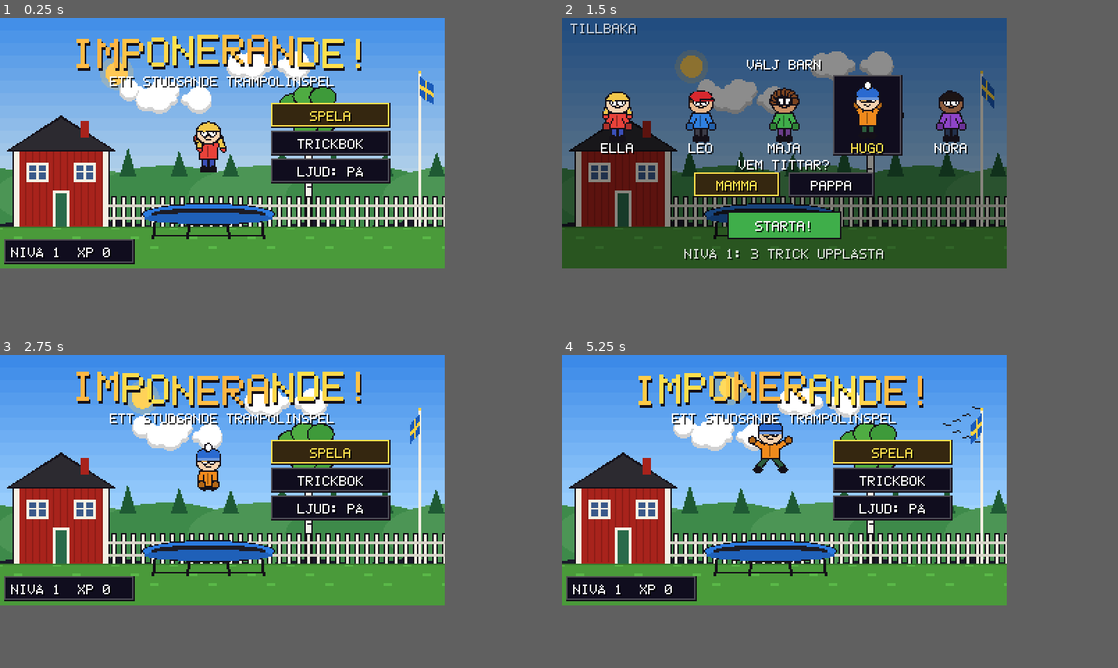
Above: before the commit, frames 1-4 (two rows, left to right).
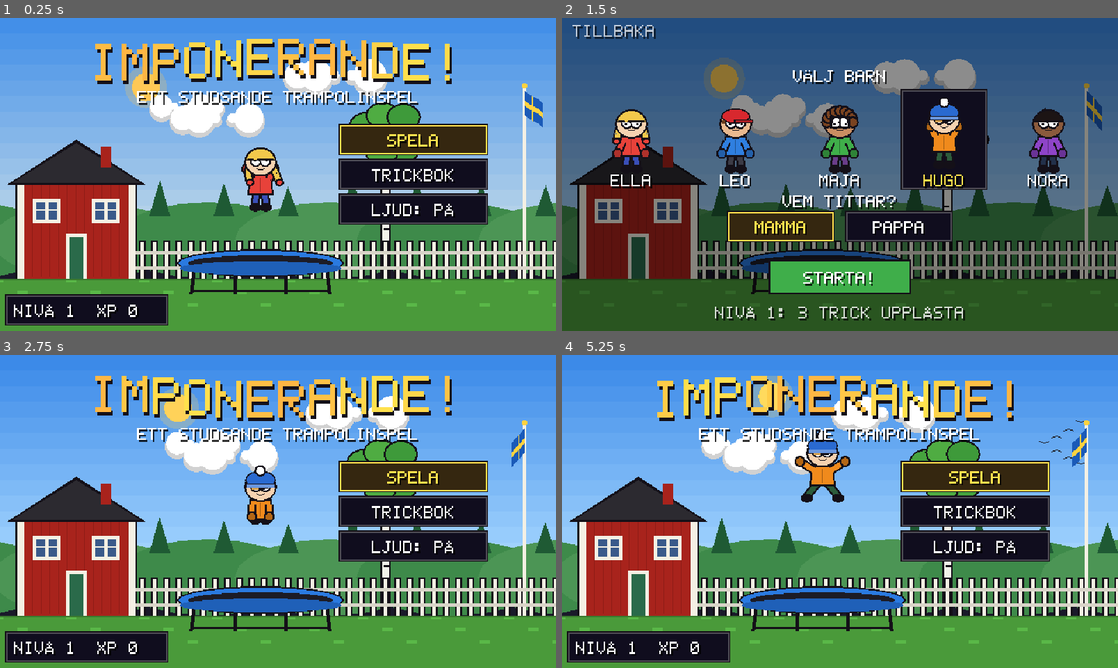
Above: after the commit, the same moments.

Repository: martin79grahn/imponerande
Game: Godot game, scene res://main.tscn
Two runs of this game, one before a commit and one after it. Both use one fixed random seed, a clock stepped at 60 frames per second and the inputs below.
Inputs (mouse positions are in pixels of both pictures, inside the frame that each line leads up to):
- Up to frame 1 (0.25 s): no input
- Up to frame 2 (1.5 s): tap Enter at 0.5, 0.6 s; move the mouse to (884, 130) at 0.52 s; hold Right 0.53-1.25 s; click (884, 130) at 0.67 s; tap Space at 0.77, 1.07 s; drag from (695, 155) to (762, 193) at 1.27 s
- Up to frame 3 (2.75 s): move the mouse to (266, 423) at 2.02 s; hold Right from 2.03 s (still down); tap X at 2.1 s
- Up to frame 4 (5.25 s): release Right at 2.75 s; drag from (762, 530) to (650, 442) at 2.77 s; move the mouse to (917, 517) at 3.52 s; hold Left 3.53-4.25 s; tap Shift at 3.6 s; tap Space at 3.77, 4.07 s; drag from (650, 442) to (717, 417) at 4.27 s; move the mouse to (806, 480) at 5.02 s; hold Down from 5.03 s (still down); tap Backspace at 5.1 s; click (806, 480) at 5.17 s
In our replay, the window is 640x360 before the commit and 800x450 after it. These sizes can differ from the game's own. Grey fills any space a smaller window leaves; there, only what the larger window draws over its background counts as a difference.

The runs differ from the first frame. In frame 1, 63% of the frame differs, in the area x 0-100%, y 0-99%; in frame 2, 57%; in frame 3, 63%; in frame 4, 64%.

Commit message:
Mindre pixlar, ny spelmusik och "Det är ETT trick!" vid rumpstuds
Co-Authored-By: Claude Opus 5.5 <noreply@anthropic.com>

Diff:
--- a/game.gd
+++ b/game.gd
@@ -51,6 +51,8 @@
 var popups: Array = []          # {text, t, col}
 var line := ""                  # förälderns replik
 var line_t := 0.0
+var kid_line := ""              # barnets egen replik
+var kid_line_t := 0.0
 var card := 0
 var card_t := 0.0
 var react := "tittar"
@@ -148,6 +150,7 @@
 	attention = clampf(attention - dt * 0.05, 0.0, 1.0)
 	perfect_t = maxf(0.0, perfect_t - dt)
 	line_t = maxf(0.0, line_t - dt)
+	kid_line_t = maxf(0.0, kid_line_t - dt)
 	card_t = maxf(0.0, card_t - dt)
 	react_t = maxf(0.0, react_t - dt)
 	for p in popups:
@@ -310,6 +313,10 @@
 		_popup("+%d" % p, Color.WHITE)
 	# föräldern reagerar och håller upp en lapp
 	sounds.append("rumpa" if style == "rumpa" else "land")
+	if style == "rumpa":
+		kid_line = "DET ÄR ETT TRICK!"
+		kid_line_t = 1.3
+		sounds.append("ett_trick")
 	if ids == ["rakt"]:
 		attention = maxf(0.0, attention - 0.08)
 		if randf() < 0.2:
--- a/main.gd
+++ b/main.gd
@@ -10,6 +10,8 @@
 
 const W := 320.0
 const H := 180.0
+## Viewporten är dubbelt så stor som spelets koordinater, så pixlarna blir hälften så stora.
+const PX := 2.0
 const SAVE := "user://save.cfg"
 const GOLD := Color("#ffe14d")
 const PANEL := Color(0.06, 0.05, 0.12, 0.86)
@@ -56,6 +58,7 @@
 	_setup_audio()
 	_play_music("musik_meny")
 	get_tree().set_auto_accept_quit(false)
+	scale = Vector2(PX, PX)
 
 
 # ================================================================ sparning
@@ -100,7 +103,7 @@
 		var p := AudioStreamPlayer.new()
 		add_child(p)
 		sfx.append(p)
-	for n in ["studs", "rumpa", "trick", "land", "krasch", "applad", "oj", "aska", "regn", "vind", "niva", "meny", "valj", "lapp", "musik_meny", "musik_spel"]:
+	for n in ["studs", "rumpa", "trick", "land", "krasch", "applad", "oj", "aska", "regn", "vind", "niva", "meny", "valj", "lapp", "ett_trick", "musik_meny", "musik_spel"]:
 		var s: AudioStreamWAV = load("res://assets/sfx/%s.wav" % n)
 		if n in ["regn", "vind", "musik_meny", "musik_spel"]:
 			s.loop_mode = AudioStreamWAV.LOOP_FORWARD
@@ -207,11 +210,11 @@
 		if event.pressed:
 			if event.device != InputEvent.DEVICE_ID_EMULATION:
 				touch_on = true          # en riktig pekskärm (inte musen)
-			_touch_down(event.index, event.position)
+			_touch_down(event.index, event.position / PX)
 		else:
 			fingers.erase(event.index)
 	elif event is InputEventScreenDrag and fingers.has(event.index) and fingers[event.index].has("pad"):
-		fingers[event.index] = _pad_dirs(event.position)
+		fingers[event.index] = _pad_dirs(event.position / PX)
 
 
 func _notification(what: int) -> void:
@@ -234,13 +237,18 @@
 
 
 # ---------------------------------------------------------------- pekskärmen
+## Skärmens storlek i spelets koordinater.
+func vsize() -> Vector2:
+	return get_viewport_rect().size / PX
+
+
 func pad_center() -> Vector2:
 	return Vector2(maxf(30.0, ox * 0.5 + 6.0), 142)
 
 
 ## STUDS och TRICK i en kolumn längst till höger, så att de inte täcker föräldern.
 func btn_studs() -> Vector2:
-	return Vector2(get_viewport_rect().size.x - maxf(22.0, ox * 0.5 + 4.0), 152)
+	return Vector2(vsize().x - maxf(22.0, ox * 0.5 + 4.0), 152)
 
 
 func btn_trick() -> Vector2:
@@ -248,7 +256,7 @@
 
 
 func btn_paus() -> Rect2:
-	return Rect2(get_viewport_rect().size.x / 2 - 15, 3, 30, 12)
+	return Rect2(vsize().x / 2 - 15, 3, 30, 12)
 
 
 func _pad_dirs(pos: Vector2) -> Dictionary:
@@ -316,7 +324,7 @@
 # ================================================================ huvudloopen
 func _physics_process(dt: float) -> void:
 	t += dt
-	ox = (get_viewport_rect().size.x - W) / 2.0
+	ox = (vsize().x - W) / 2.0
 	_read_input()
 	var time_speed := 0.35 if state != "spel" else 0.05
 	if state != "paus":
@@ -467,7 +475,7 @@
 
 # ================================================================ ritning
 func _draw() -> void:
-	var vw := get_viewport_rect().size.x
+	var vw := vsize().x
 	draw_set_transform(Vector2(ox, 0))
 	_scene()
 	match state:
@@ -488,7 +496,7 @@
 
 ## Himlen, trädgården, trampolinen, föräldern och barnet, med väder och kvällsmörker.
 func _scene() -> void:
-	draw_rect(Rect2(-ox, 0, get_viewport_rect().size.x, H), Color("#1a1a2a"))
+	draw_rect(Rect2(-ox, 0, vsize().x, H), Color("#1a1a2a"))
 	sky.draw_back(self)
 	var nt: float = sky.night()
 	Art.garden_back(self, sky.wind, t, nt)
@@ -518,7 +526,7 @@
 	# mörker, molnighet och lampor
 	var dark := clampf(nt * 0.42 + sky.gloom() * 0.15, 0.0, 0.55)
 	if dark > 0.0:
-		draw_rect(Rect2(-ox, 0, get_viewport_rect().size.x, H), Color(0.04, 0.04, 0.16, dark))
+		draw_rect(Rect2(-ox, 0, vsize().x, H), Color(0.04, 0.04, 0.16, dark))
 	Art.lights(self, nt)
 
 
@@ -586,6 +594,11 @@
 		var r2 := Rect2(clampf(246 - w, 4 - ox, 300), 60, w, 13)
 		Art.bubble(self, r2, Vector2(258, 96))
 		text(g.line, r2.position + Vector2(4, 3), Art.INK, 1, 0, false)
+	if g.kid_line_t > 0.0:
+		var kw: int = g.kid_line.length() * 6 + 8
+		var kr := Rect2(Game.CX - 36 - kw, 92, kw, 13)
+		Art.bubble(self, kr, Vector2(Game.CX - 8, 116))
+		text(g.kid_line, kr.position + Vector2(4, 3), Art.INK, 1, 0, false)
 	if g.perfect_t > 0.0:
 		text("PERFEKT!", Vector2(Game.CX, Game.MAT_Y + 14), Color("#7aff8a"), 1, 1)
 	for p in g.popups:
@@ -630,7 +643,7 @@
 
 
 func _draw_choose() -> void:
-	draw_rect(Rect2(-ox, 0, get_viewport_rect().size.x, H), Color(0, 0, 0, 0.45))
+	draw_rect(Rect2(-ox, 0, vsize().x, H), Color(0, 0, 0, 0.45))
 	text("TILLBAKA", Vector2(6, 4), Color(1, 1, 1, 0.7))
 	text("VÄLJ BARN", Vector2(160, 30), GOLD if sel == 0 else Color.WHITE, 1, 1)
 	for i in 5:
@@ -655,7 +668,7 @@
 
 
 func _draw_result() -> void:
-	draw_rect(Rect2(-ox, 0, get_viewport_rect().size.x, H), Color(0, 0, 0, 0.5))
+	draw_rect(Rect2(-ox, 0, vsize().x, H), Color(0, 0, 0, 0.5))
 	panel(Rect2(40, 14, 240, 150))
 	text("RUNDAN ÄR SLUT!", Vector2(160, 22), GOLD, 2, 1)
 	text(Data.PARENTS[par].namn + " SÄGER:", Vector2(160, 44), Color.WHITE, 1, 1)
@@ -675,7 +688,7 @@
 
 
 func _draw_book() -> void:
-	draw_rect(Rect2(-ox, 0, get_viewport_rect().size.x, H), Color(0, 0, 0, 0.6))
+	draw_rect(Rect2(-ox, 0, vsize().x, H), Color(0, 0, 0, 0.6))
 	panel(Rect2(2, 2, 316, 176))
 	text("TRICKBOK", Vector2(160, 6), GOLD, 1, 1)
 	for i in Data.BOK.size():
@@ -690,7 +703,7 @@
 
 
 func _draw_touch() -> void:
-	var vw := get_viewport_rect().size.x
+	var vw := vsize().x
 	if state != "spel":
 		return
 	var pc := pad_center()
--- a/project.godot
+++ b/project.godot
@@ -14,8 +14,8 @@
 
 [display]
 
-window/size/viewport_width=320
-window/size/viewport_height=180
+window/size/viewport_width=640
+window/size/viewport_height=360
 window/size/window_width_override=1280
 window/size/window_height_override=720
 window/stretch/mode="viewport"
Not shown, added: assets/sfx/ett_trick.wav.import
Not shown, added: bot_tmp.gd.uid
Not shown, changed: export_presets.cfg
Not shown, added: assets/sfx/ett_trick.wav
Not shown, changed: assets/sfx/musik_spel.wav
Not shown, changed: docs/index.pck
